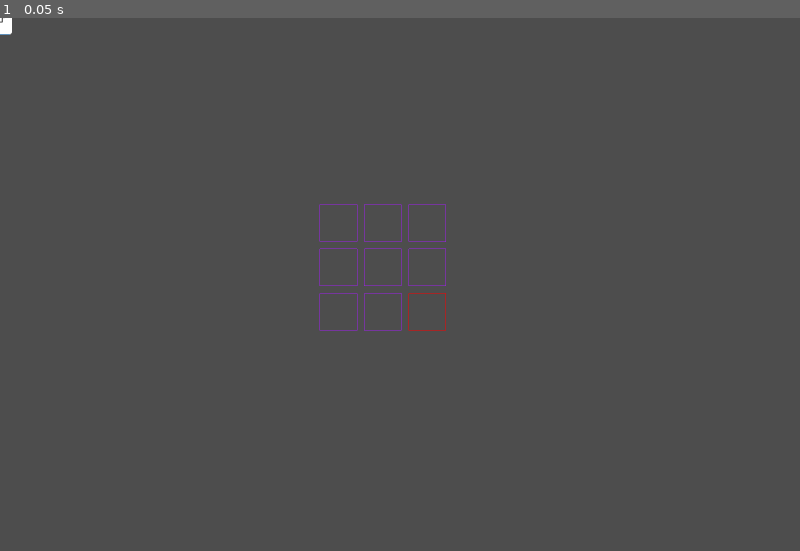
Above: before the commit, frame 1.
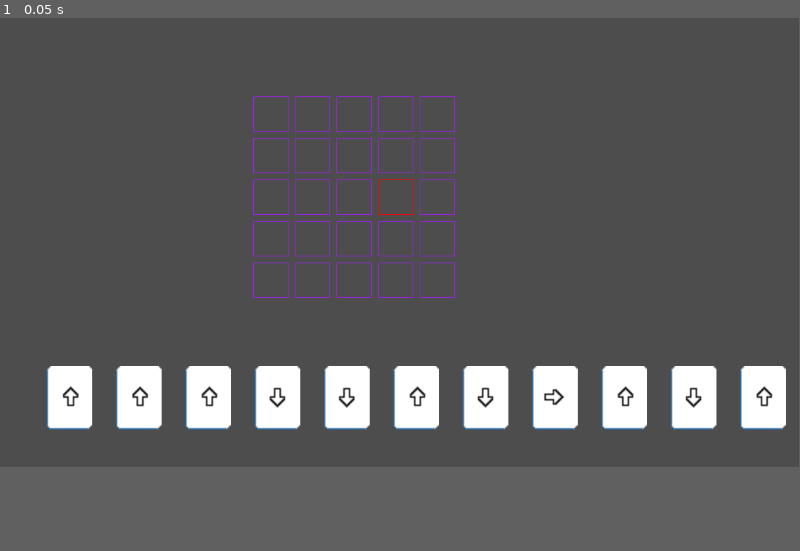
Above: after the commit, the same moment.

Repository: DeClaessens/ROGUE
Game: Godot game, scene res://Game.tscn
The game is run twice, just before and just after one commit, with the same random seed, the same clock (stepped at 60 frames per second) and the same inputs.
Inputs:
- Up to frame 1 (0.05 s): no input
The window is 800x533 before the commit and 799x449 after it. Grey fills any space a smaller window leaves; there, only what the larger window draws over its background counts as a difference.

The runs differ from the first frame. In frame 1, 8.7% of the frame differs, in the area x 0-99%, y 0-78%.

Commit message:
wip: dump

Diff:
--- /dev/null
+++ b/AutoLoads/enums.gd
@@ -0,0 +1,8 @@
+extends Node
+
+enum DIRECTION {
+	UP,
+	LEFT,
+	DOWN,
+	RIGHT
+}
--- a/AutoLoads/signalBus.gd
+++ b/AutoLoads/signalBus.gd
@@ -2,4 +2,4 @@
 
 signal card_played(card: Card)
 
-signal trait_move_up(amount)
+signal trait_move(amount: int, direction: Enums.DIRECTION)
--- /dev/null
+++ b/Components/Traits/TraitMoveComponent/TraitMoveComponent.tscn
@@ -0,0 +1,6 @@
+[gd_scene load_steps=2 format=3 uid="uid://decmqs1o0fia2"]
+
+[ext_resource type="Script" uid="uid://com8tfw2g4s58" path="res://Components/Traits/TraitMoveComponent/traitMoveComponent.gd" id="1_ymv4f"]
+
+[node name="TraitUpComponent" type="Node2D"]
+script = ExtResource("1_ymv4f")
--- /dev/null
+++ b/Components/Traits/TraitMoveComponent/traitMoveComponent.gd
@@ -0,0 +1,25 @@
+extends Node
+class_name TraitMoveComponent
+
+# This component adds a Move trait to the Card.
+# The amount of movement is configurable, as is the direction.
+
+@onready var consumer: Card = get_parent()
+
+@export var amount: int
+@export var direction: Enums.DIRECTION
+
+func _ready():
+	# Connect automatically if parent is Card
+	if consumer is Card:
+		SignalBus.card_played.connect(_on_played)
+	else:
+		push_warning("TraitMoveComponent: Parent is not a Card. No collision click detection.")
+
+func initialize(_amount: int, _direction: Enums.DIRECTION):
+	self.amount = _amount
+	self.direction = _direction
+
+func _on_played(card: Card):
+	if (consumer == card):
+		SignalBus.trait_move.emit(amount, direction)
--- a/Components/Traits/TraitUpComponent/TraitUpComponent.tscn
+++ /dev/null
@@ -1,6 +0,0 @@
-[gd_scene load_steps=2 format=3 uid="uid://decmqs1o0fia2"]
-
-[ext_resource type="Script" uid="uid://com8tfw2g4s58" path="res://Components/Traits/TraitUpComponent/traitUpComponent.gd" id="1_ymv4f"]
-
-[node name="TraitUpComponent" type="Node2D"]
-script = ExtResource("1_ymv4f")
--- a/Components/Traits/TraitUpComponent/traitUpComponent.gd
+++ /dev/null
@@ -1,17 +0,0 @@
-extends Node
-class_name TraitUpComponent
-
-@onready var consumer: Card = get_parent()
-
-@export var amount: int = 1
-
-func _ready():
-	# Connect automatically if parent is Card
-	if consumer is Card:
-		SignalBus.card_played.connect(_on_played)
-	else:
-		push_warning("TraitUpComponent: Parent is not a Card. No collision click detection.")
-
-func _on_played(card: Card):
-	if (consumer == card):
-		SignalBus.trait_move_up.emit(amount)
--- a/Entities/Board/board.gd
+++ b/Entities/Board/board.gd
@@ -4,26 +4,31 @@
 var tiles: Array[Tile] = []
 var activeTile: Tile = null
 
-@export var rows: int = 3
-@export var columns: int = 3
+@export var rows: int = 5
+@export var columns: int = 5
 @export var gutter: int = 10
+
+const DIR_TO_VEC := {
+	Enums.DIRECTION.UP: Vector2.UP,
+	Enums.DIRECTION.DOWN: Vector2.DOWN,
+	Enums.DIRECTION.LEFT: Vector2.LEFT,
+	Enums.DIRECTION.RIGHT: Vector2.RIGHT,
+}
 
 func _ready():
 	render_board()
-	SignalBus.trait_move_up.connect(_move_up)
+	SignalBus.trait_move.connect(_move)
 
-func move(direction: Vector2) -> void:
-	if direction != Vector2.ZERO:
-		var nextTile = find_next_tile(activeTile, direction)
+func _move(amount: int, direction: Enums.DIRECTION) -> void:
+	print (amount, direction)
+	var directionVector = DIR_TO_VEC.get(direction, Vector2.ZERO)
+	if directionVector != Vector2.ZERO:
+		var nextTile = find_next_tile(activeTile, directionVector)
 		if nextTile != activeTile:
 			activeTile.set_occupied(false)
 			activeTile = null
 			nextTile.set_occupied(true)
 			activeTile = nextTile
-
-func _move_up(amount):
-	for i in amount:
-		move(Vector2(0, -1))
 
 func find_next_tile(tile, direction: Vector2) -> Tile:
 	var newCoordinates = tile.coordinates + direction
--- a/Entities/Card/Card.tscn
+++ b/Entities/Card/Card.tscn
@@ -1,8 +1,7 @@
-[gd_scene load_steps=5 format=3 uid="uid://n3pltym01vhs"]
+[gd_scene load_steps=4 format=3 uid="uid://n3pltym01vhs"]
 
-[ext_resource type="Texture2D" uid="uid://d3dfkbyqk7s6u" path="res://Assets/CARD_UP.png" id="1_mfup4"]
 [ext_resource type="Script" uid="uid://ma0biceokarl" path="res://Entities/Card/card.gd" id="1_nftcy"]
-[ext_resource type="PackedScene" uid="uid://decmqs1o0fia2" path="res://Components/Traits/TraitUpComponent/TraitUpComponent.tscn" id="3_x0t18"]
+[ext_resource type="PackedScene" uid="uid://decmqs1o0fia2" path="res://Components/Traits/TraitMoveComponent/TraitMoveComponent.tscn" id="3_x0t18"]
 
 [sub_resource type="RectangleShape2D" id="RectangleShape2D_mfup4"]
 size = Vector2(33, 46)
@@ -11,10 +10,8 @@
 script = ExtResource("1_nftcy")
 
 [node name="Sprite2D" type="Sprite2D" parent="."]
-texture = ExtResource("1_mfup4")
 
 [node name="CollisionShape2D" type="CollisionShape2D" parent="."]
 shape = SubResource("RectangleShape2D_mfup4")
 
 [node name="TraitUpComponent" parent="." instance=ExtResource("3_x0t18")]
-amount = null
--- a/Entities/Card/card.gd
+++ b/Entities/Card/card.gd
@@ -1,9 +1,17 @@
 extends Area2D
 class_name Card
 
+var TraitMoveComponentScene: PackedScene = preload("res://Components/Traits/TraitMoveComponent/TraitMoveComponent.tscn")
 
 func _ready() -> void:
 	print('ready')
+
+func initialize(amount: int, direction: Enums.DIRECTION):
+	var traitMoveComponent = TraitMoveComponentScene.instantiate()
+	traitMoveComponent.initialize(amount, direction)
+	self.scale = Vector2(2,2)
+	_set_card_image(direction)
+	add_child(traitMoveComponent)
 
 func play():
 	print('i have been played')
@@ -12,3 +20,9 @@
 	if event is InputEventMouseButton and event.button_index == MOUSE_BUTTON_LEFT:
 		if (event.double_click):
 			SignalBus.card_played.emit(self)
+
+func _set_card_image(direction: Enums.DIRECTION) -> void:
+	var sprite: Sprite2D = $Sprite2D
+	var dir = Enums.DIRECTION.keys()[direction].to_upper()
+	print(dir)
+	sprite.texture = load("res://Assets/CARD_" + dir + ".png")
--- a/Game.tscn
+++ b/Game.tscn
@@ -1,13 +1,12 @@
 [gd_scene load_steps=3 format=3 uid="uid://cklphenhukdfx"]
 
+[ext_resource type="Script" uid="uid://g0poklpiuu7a" path="res://game.gd" id="1_u44n3"]
 [ext_resource type="PackedScene" uid="uid://dablhqdjmxqy1" path="res://Entities/Board/Board.tscn" id="1_wbfu4"]
-[ext_resource type="PackedScene" uid="uid://n3pltym01vhs" path="res://Entities/Card/Card.tscn" id="2_xkndl"]
 
 [node name="Game" type="Node2D"]
+script = ExtResource("1_u44n3")
 
 [node name="Board" parent="." instance=ExtResource("1_wbfu4")]
-rows = 3
-columns = 3
+rows = 5
+columns = 5
 gutter = 10
-
-[node name="Area2D" parent="." instance=ExtResource("2_xkndl")]
--- /dev/null
+++ b/game.gd
@@ -0,0 +1,16 @@
+extends Node
+
+var CardScene: PackedScene = preload("res://Entities/Card/Card.tscn")
+var rng = RandomNumberGenerator.new()
+const AMOUNT_OF_CARDS = 20
+
+func _ready():
+	var viewportRect = get_viewport().get_visible_rect()
+	var bottom = viewportRect.position.y + (viewportRect.size.y - 100)
+	var center = viewportRect.position.x + 100
+
+	for i in AMOUNT_OF_CARDS:
+		var card = CardScene.instantiate() as Card
+		card.initialize(1, Enums.DIRECTION.values()[rng.randi_range(0, 3)])
+		card.position = Vector2(center + 100 * i, bottom)
+		add_child(card)
--- a/project.godot
+++ b/project.godot
@@ -18,9 +18,9 @@
 [autoload]
 
 SignalBus="*res://AutoLoads/signalBus.gd"
+Enums="*res://AutoLoads/enums.gd"
 
 [display]
 
-window/size/viewport_width=2160
-window/size/viewport_height=1440
-window/stretch/scale=2.0
+window/size/mode=2
+window/dpi/allow_hidpi=false
Not shown, added: AutoLoads/enums.gd.uid
Renamed: Components/Traits/TraitUpComponent/traitUpComponent.gd.uid -> Components/Traits/TraitMoveComponent/traitMoveComponent.gd.uid
Not shown, added: game.gd.uid
